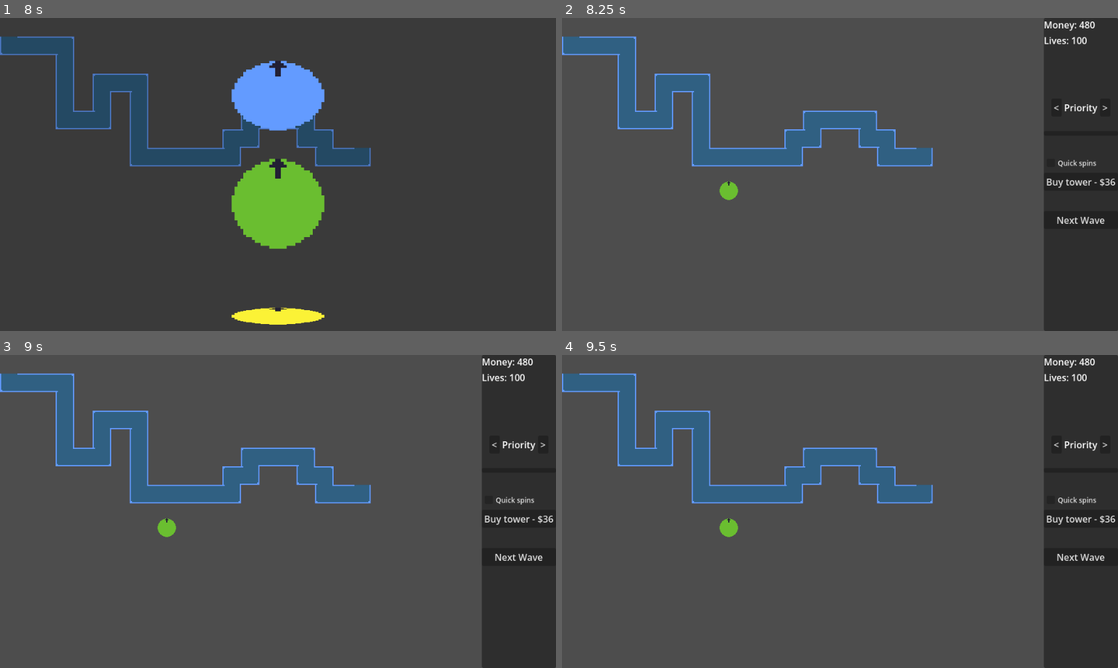
Above: before the commit, frames 1-4 (two rows, left to right).
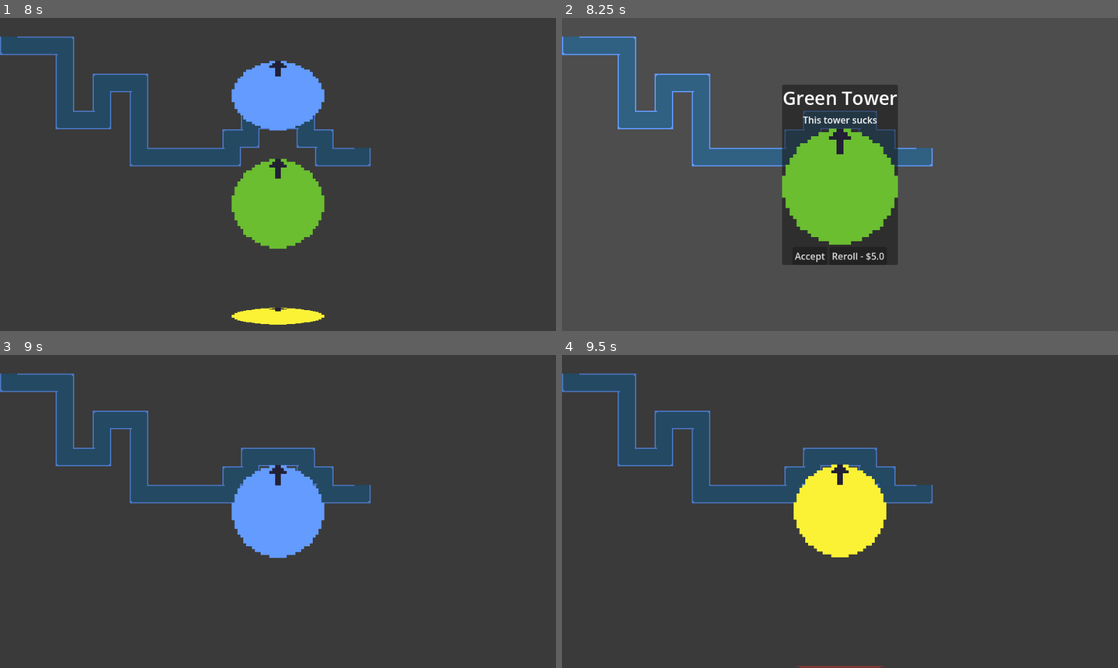
Above: after the commit, the same moments.

Repository: justindeogrades/casinotd
Game: Godot game, scene res://main.tscn
Two runs of this game, one before a commit and one after it. Both use one fixed random seed, a clock stepped at 60 frames per second and the inputs below. The engine's default icon, where the game draws it, is replaced by a stand-in: a white triangle on a blue panel in a dark square.
Inputs (mouse positions are in pixels of both pictures, inside the frame that each line leads up to):
- Up to frame 1 (8 s): click "Buy tower - $20" at 0.5 s; move the mouse to (400, 158) at 1.27 s; click (400, 158) at 1.35 s; move the mouse to (166, 190) at 2.02 s; click (166, 190) at 2.1 s; move the mouse to (333, 105) at 2.77 s; click (333, 105) at 2.85 s; move the mouse to (250, 237) at 3.52 s; click (250, 237) at 3.6 s; move the mouse to (444, 221) at 4.27 s; click (444, 221) at 4.35 s; move the mouse to (111, 127) at 5.02 s; click (111, 127) at 5.1 s; move the mouse to (305, 174) at 5.77 s; click (305, 174) at 5.85 s; move the mouse to (194, 96) at 6.52 s; click (194, 96) at 6.6 s; move the mouse to (400, 158) at 7.27 s; click (400, 158) at 7.35 s
- Up to frame 2 (8.25 s): tap Enter at 8 s; move the mouse to (728, 190) at 8.02 s; click (728, 190) at 8.1 s
- Up to frame 3 (9 s): click (294, 592) at 8.75 s, where only the run after the commit has a clickable "Reroll - $5.0"
- Up to frame 4 (9.5 s): no input

Frame 1 is identical in both runs. In frame 2, 25% of the frame differs, in the area x 28-100%, y 0-100%; in frame 3, 11%; in frame 4, 11%.

Commit message:
added a panel with information about the tower earned from the slot machine, with an option to reroll. also fixed a bug with the speed of the slot machine on quick spin

Diff:
--- a/gui_manager.gd
+++ b/gui_manager.gd
@@ -4,10 +4,13 @@
 @export var upgrade_panel : PanelContainer
 
 var slot_machine_preload = preload("res://slot_machine.tscn")
+var tower_selected_panel_preload = preload("res://tower_selected_panel.tscn")
 
 var player : Node
 var slot_machine : Node
+var tower_selected_panel : PanelContainer
 
+var reroll_cost_mult : float = 0.25
 var quick_spins_enabled : bool = false
 
 signal tower_selected(tower : Tower)
@@ -35,7 +38,7 @@
 
 	upgrade_panel.visible = true
 
-func start_slot_machine() -> void:
+func start_slot_machine(is_reroll : bool) -> void:
 	#Re-enable 2D physics while the game is paused or Area2D will not detect collision
 	get_tree().paused = true
 	PhysicsServer2D.set_active(true)
@@ -47,6 +50,19 @@
 	slot_machine.tower_selected.connect(_on_slot_machine_tower_selected)
 	slot_machine.init(quick_spins_enabled)
 	add_child(slot_machine)
+
+func create_tower_selected_panel(tower : Tower) -> void:
+	var reroll_cost = compute_reroll_cost()
+
+	tower_selected_panel = tower_selected_panel_preload.instantiate()
+	tower_selected_panel.init(tower, reroll_cost)
+	tower_selected_panel.accepted.connect(_on_tower_selected_panel_accepted)
+	tower_selected_panel.rerolled.connect(_on_tower_selected_panel_rerolled)
+	add_child(tower_selected_panel)
+
+func compute_reroll_cost() -> int:
+	#Casting player tower cost to float for division then back to int cause i dont fucking care anymore
+	return int(float(player.tower_cost) * reroll_cost_mult)
 
 #func _on_quick_spins_box_down() -> void:
 	#quick_spins_enabled = true
@@ -60,7 +76,7 @@
 
 func _on_buy_button_pressed() -> void:
 	if player.spend_money(player.tower_cost):
-		start_slot_machine()
+		start_slot_machine(false)
 
 func _on_upgrade_button_pressed(tower : Tower) -> void:
 	if player.spend_money(tower.upgrade_cost):
@@ -71,6 +87,7 @@
 		upgrade_panel.generate_upgrade_options()
 		show_upgrade_panel()
 
+#This is for rerolling upgrades
 func _on_reroll_pressed() -> void:
 	if player.spend_money(upgrade_panel.reroll_cost):
 		upgrade_panel.refresh_reroll_button(false)
@@ -86,10 +103,22 @@
 	hide_upgrade_panel()
 
 func _on_slot_machine_tower_selected(tower : Tower):
-	get_tree().paused = false
+	#We don't pause because we bring out the tower selected panel next
+	#Tower placer will pause too
+	#get_tree().paused = false
 
+	slot_machine.queue_free()
+	create_tower_selected_panel(tower)
+
+func _on_tower_selected_panel_accepted(tower : Tower) -> void:
 	tower_selected.emit(tower)
-	slot_machine.queue_free()
+	tower_selected_panel.queue_free()
+
+#This is for rerolling towers
+func _on_tower_selected_panel_rerolled(reroll_cost : float) -> void:
+	if player.spend_money(int(reroll_cost)):
+		start_slot_machine(true)
+	tower_selected_panel.queue_free()
 
 func _on_next_wave_button_pressed() -> void:
 	next_wave_pressed.emit()
--- a/slot_machine.gd
+++ b/slot_machine.gd
@@ -16,6 +16,7 @@
 var speed : float
 var spin_time : float
 
+var quick_spins : bool = false
 var quick_spins_time_mult : float = 0.25
 
 var frames_since_start : float = 0
@@ -31,12 +32,14 @@
 	#spin_time = randomize_time(base_spin_time, spin_time_randomness_range)
 	#create_symbol()
 
-func init(quick_spins : bool) -> void:
-	speed = randomize_speed(base_speed, speed_randomness_range)
-	if quick_spins:
-		speed *= 1 / quick_spins_time_mult
+func init(quick_spins_enabled : bool) -> void:
+	#Does nothing because speed is set every frame?
+	#speed = randomize_speed(base_speed, speed_randomness_range)
+
+	quick_spins = quick_spins_enabled
+
 	spin_time = randomize_time(base_spin_time, spin_time_randomness_range)
-	if quick_spins:
+	if quick_spins_enabled:
 		spin_time *= quick_spins_time_mult
 
 	print_debug("final speed: " + str(speed))
@@ -50,6 +53,8 @@
 	var x = frames_since_start / (spin_time * 60)
 
 	speed = speed_curve.sample(x) * base_speed
+	if quick_spins:
+		speed *= 1 / quick_spins_time_mult
 
 	if not symbol.is_empty():
 		for i in symbol:
--- /dev/null
+++ b/tower_selected_panel.gd
@@ -0,0 +1,28 @@
+extends PanelContainer
+
+@export var accept_button : Button
+@export var reroll_button : Button
+@export var name_label : Label
+@export var description_label : Label
+@export var text_rect : TextureRect
+
+var tower : Tower
+var reroll_cost : float
+
+signal accepted(tower : Tower)
+signal rerolled
+
+func init(t : Tower, r : int) -> void:
+	tower = t
+	reroll_cost = r
+	name_label.text = tower.get_tower_name()
+	description_label.text = tower.get_tower_description()
+	text_rect.texture = tower.get_sprite_texture()
+	reroll_button.text = "Reroll - $" + str(reroll_cost)
+
+func _on_accept_button_pressed() -> void:
+	accepted.emit(tower)
+
+
+func _on_reroll_button_pressed() -> void:
+	rerolled.emit(reroll_cost)
--- /dev/null
+++ b/tower_selected_panel.tscn
@@ -0,0 +1,59 @@
+[gd_scene format=3 uid="uid://cvecyj0d83nfj"]
+
+[ext_resource type="Script" uid="uid://bs630ldcawgsd" path="res://tower_selected_panel.gd" id="1_36mrh"]
+[ext_resource type="Texture2D" uid="uid://cf1o1mbpew40i" path="res://icon.svg" id="1_41bj4"]
+
+[node name="TowerSelectedPanel" type="PanelContainer" unique_id=2137036721 node_paths=PackedStringArray("accept_button", "reroll_button", "name_label", "description_label", "text_rect")]
+anchors_preset = 8
+anchor_left = 0.5
+anchor_top = 0.5
+anchor_right = 0.5
+anchor_bottom = 0.5
+offset_left = -77.0
+offset_top = -95.0
+offset_right = 77.0
+offset_bottom = 95.0
+grow_horizontal = 2
+grow_vertical = 2
+script = ExtResource("1_36mrh")
+accept_button = NodePath("VBoxContainer/HBoxContainer/AcceptButton")
+reroll_button = NodePath("VBoxContainer/HBoxContainer/RerollButton")
+name_label = NodePath("VBoxContainer/TowerNameLabel")
+description_label = NodePath("VBoxContainer/TowerDescLabel")
+text_rect = NodePath("VBoxContainer/TowerTextureRect")
+
+[node name="VBoxContainer" type="VBoxContainer" parent="." unique_id=1014052483]
+layout_mode = 2
+
+[node name="TowerNameLabel" type="Label" parent="VBoxContainer" unique_id=1957847180]
+layout_mode = 2
+theme_override_font_sizes/font_size = 32
+text = "Tower name"
+horizontal_alignment = 1
+
+[node name="TowerDescLabel" type="Label" parent="VBoxContainer" unique_id=1469220483]
+layout_mode = 2
+horizontal_alignment = 1
+
+[node name="TowerTextureRect" type="TextureRect" parent="VBoxContainer" unique_id=644430276]
+custom_minimum_size = Vector2(200, 200)
+layout_mode = 2
+size_flags_horizontal = 4
+texture = ExtResource("1_41bj4")
+expand_mode = 1
+stretch_mode = 4
+
+[node name="HBoxContainer" type="HBoxContainer" parent="VBoxContainer" unique_id=1016170974]
+layout_mode = 2
+alignment = 1
+
+[node name="AcceptButton" type="Button" parent="VBoxContainer/HBoxContainer" unique_id=989045164]
+layout_mode = 2
+text = "Accept"
+
+[node name="RerollButton" type="Button" parent="VBoxContainer/HBoxContainer" unique_id=116455840]
+layout_mode = 2
+text = "Reroll"
+
+[connection signal="pressed" from="VBoxContainer/HBoxContainer/AcceptButton" to="." method="_on_accept_button_pressed"]
+[connection signal="pressed" from="VBoxContainer/HBoxContainer/RerollButton" to="." method="_on_reroll_button_pressed"]
--- a/towers/scenes/common_tower.tscn
+++ b/towers/scenes/common_tower.tscn
@@ -50,6 +50,8 @@
 process_mode = 1
 script = ExtResource("1_8r2yw")
 attribute = Array[float]([30.0, 100.0, 100.0, 10.0, 3.0, 1000.0, 1.0, 0.0])
+tower_name = "Green Tower"
+tower_description = "This tower sucks"
 sprite = NodePath("Sprite2D")
 range_area = NodePath("Range")
 range_collision = NodePath("Range/CollisionShape2D")
--- a/towers/scenes/legendary_tower.tscn
+++ b/towers/scenes/legendary_tower.tscn
@@ -50,6 +50,8 @@
 process_mode = 1
 script = ExtResource("1_54xxd")
 attribute = Array[float]([100.0, 40.0, 200.0, 25.0, 6.0, 1500.0, 1.0, 2.0])
+tower_name = "Yellow Tower"
+tower_description = "Rare pull! (exactly the same as the others)"
 sprite = NodePath("Sprite2D")
 range_area = NodePath("Range")
 range_collision = NodePath("Range/CollisionShape2D")
--- a/towers/scenes/rare_tower.tscn
+++ b/towers/scenes/rare_tower.tscn
@@ -50,6 +50,8 @@
 process_mode = 1
 script = ExtResource("1_cddq2")
 attribute = Array[float]([25.0, 200.0, 80.0, 10.0, 3.0, 1000.0, 3.0, 0.0])
+tower_name = "Red Tower"
+tower_description = "OP as shit"
 sprite = NodePath("Sprite2D")
 range_area = NodePath("Range")
 range_collision = NodePath("Range/CollisionShape2D")
--- a/towers/scenes/uncommon_tower.tscn
+++ b/towers/scenes/uncommon_tower.tscn
@@ -50,6 +50,8 @@
 process_mode = 1
 script = ExtResource("1_sj5pv")
 attribute = Array[float]([36.0, 100.0, 140.0, 10.0, 3.5, 1100.0, 1.0, 0.0])
+tower_name = "Blue Tower"
+tower_description = "Better than green, still kinda shit tho"
 sprite = NodePath("Sprite2D")
 range_area = NodePath("Range")
 range_collision = NodePath("Range/CollisionShape2D")
--- a/towers/scripts/tower.gd
+++ b/towers/scripts/tower.gd
@@ -15,7 +15,9 @@
 	#1, #Projectile count
 	#0 #Pierce
 #]
+#Getter is get_tower_name cause get_name is built in fucking weirdos
 @export var tower_name : String = "Tower"
+@export var tower_description : String = "A tower."
 #Angle between projectiles
 @export var angle_between_projectiles : float = PI / 12
 @export var rarity : int
@@ -198,6 +200,15 @@
 func get_target_priority() -> int:
 	return target_prio
 
+func get_tower_name() -> String:
+	return tower_name
+
+func get_tower_description() -> String:
+	return tower_description
+
+func get_sprite_texture() -> Texture2D:
+	return sprite.texture
+
 func set_target_priority(prio : int) -> void:
 	target_prio = prio
 
@@ -228,6 +239,3 @@
 
 func _on_data_panel_button_pressed() -> void:
 	clicked.emit(self)
-
-func get_sprite_texture() -> Texture2D:
-	return sprite.texture
Not shown, added: tower_selected_panel.gd.uid
